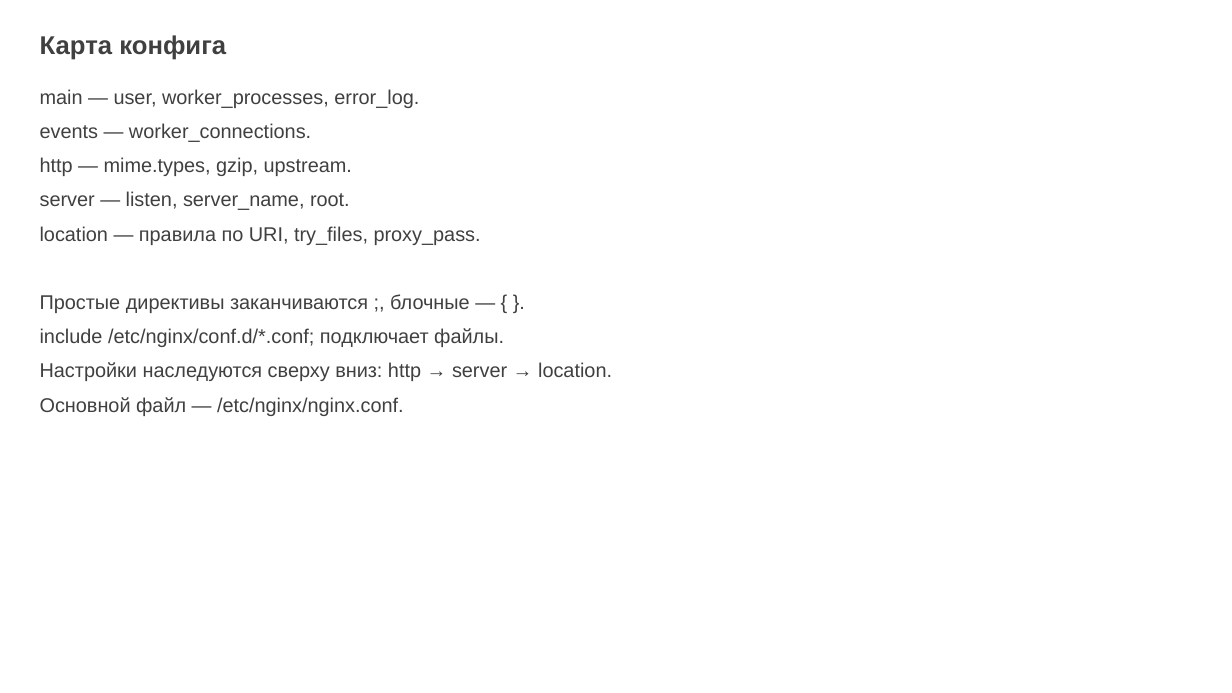
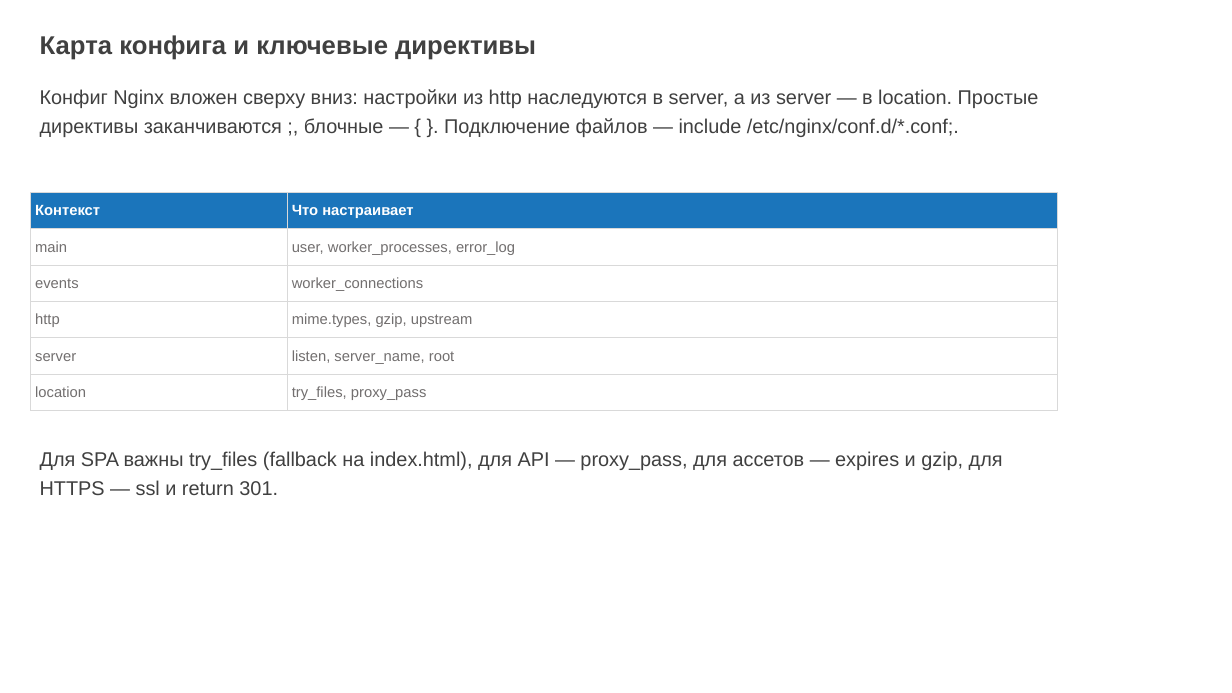
Before and after one commit to ErnandesDaniel/mephi-higher-engineering-school-lectures, a slide deck: slide 27 of lecture-1/modern-frontend-tooling.pptx (slide 29 before the commit). Drawn at 1232x693 pixels with LibreOffice and Linux fonts; fonts in the diff are those of the drawing; background and template pictures are left out. Boxes give left, top, right and bottom in pixels: in the first picture for what was removed or moved away, otherwise in the second. Text is boxed around its words. In the diff, an @@ line names an element or a change of style, - is before the commit and + after.

Commit message:
refactor: rewrite lecture deck with richer prose, code examples and tables

```diff
--- a/lecture-1/modern-frontend-tooling.pptx
+++ b/lecture-1/modern-frontend-tooling.pptx
@@ text at <box>40,35,536,60</box>: text changed @@
-Карта конфига
+Карта конфига и ключевые директивы
@@ text removed at <box>40,89,612,416</box> @@
-main — user, worker_processes, error_log.
-events — worker_connections.
-http — mime.types, gzip, upstream.
-server — listen, server_name, root.
-location — правила по URI, try_files, proxy_pass.
-Простые директивы заканчиваются ;, блочные — { }.
-include /etc/nginx/conf.d/*.conf; подключает файлы.
-Настройки наследуются сверху вниз: http → server → location.
-Основной файл — /etc/nginx/nginx.conf.
@@ text added at <box>40,89,1039,137</box>, 15.5 pt, text #404040 @@
+Конфиг Nginx вложен сверху вниз: настройки из http наследуются в server, а из server — в location. Простые директивы заканчиваются ;, блочные — { }. Подключение файлов — include /etc/nginx/conf.d/*.conf;.
@@ table added at <box>30,192,1057,410</box>, 6 rows, 2 columns @@
+Контекст | Что настраивает
+main | user, worker_processes, error_log
+events | worker_connections
+http | mime.types, gzip, upstream
+server | listen, server_name, root
+location | try_files, proxy_pass
@@ text added at <box>40,451,1003,495</box>, 15.5 pt, text #404040 @@
+Для SPA важны try_files (fallback на index.html), для API — proxy_pass, для ассетов — expires и gzip, для HTTPS — ssl и return 301.
```
Also in this commit, not shown: 22 other slides changed, 5 slides added, 8 slides removed, 1 other file.
